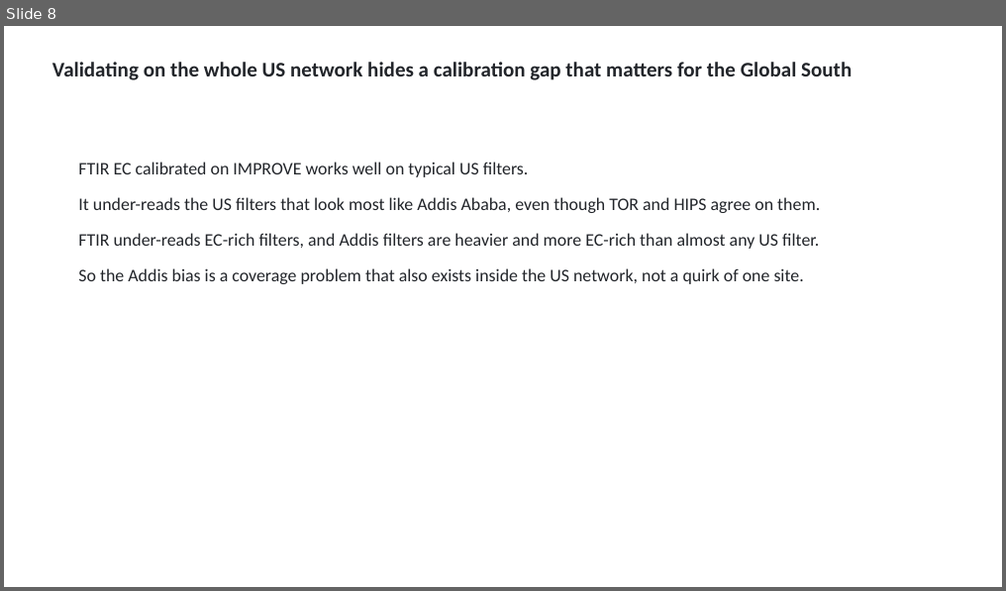
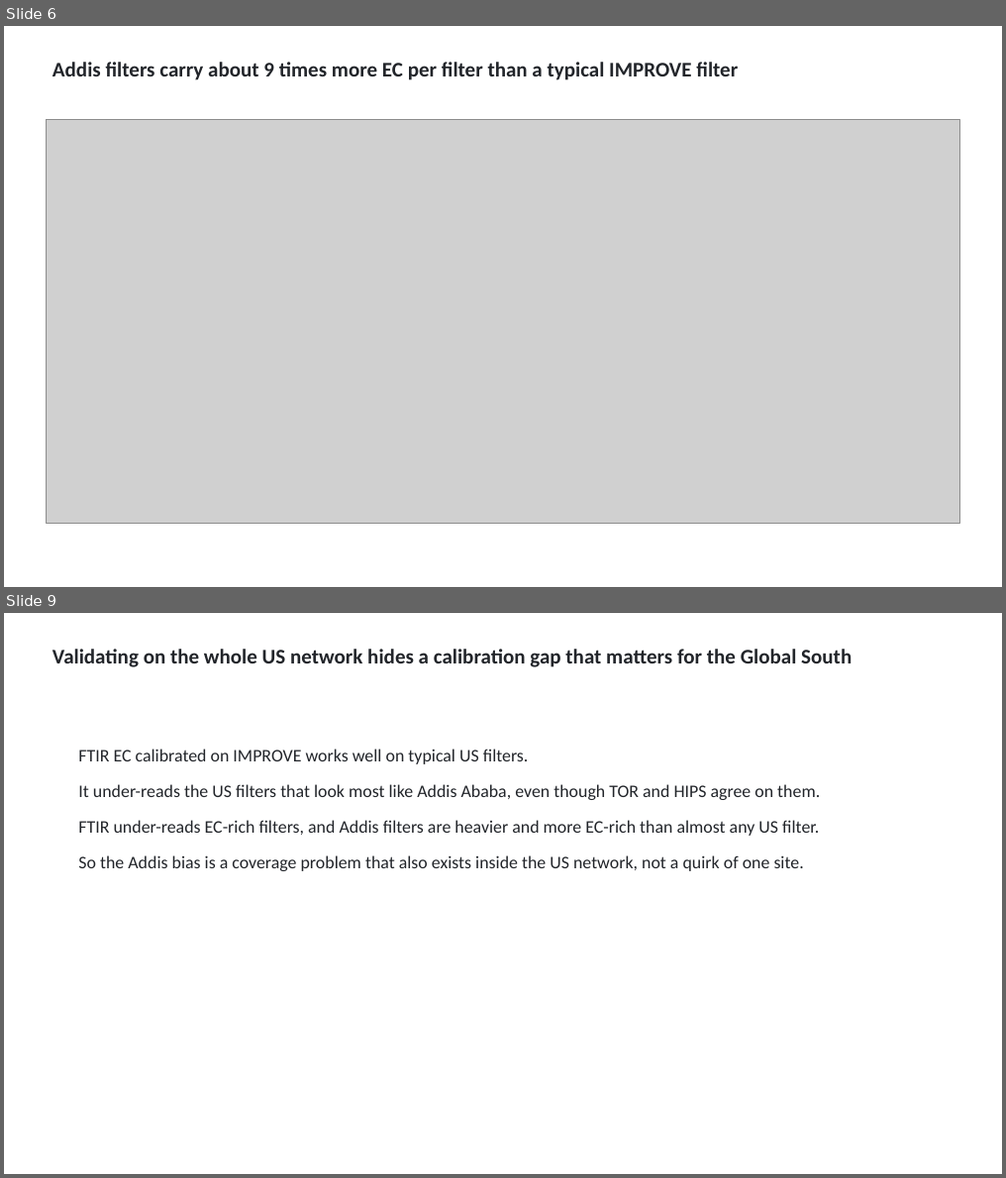
Before and after one commit to ahzs645/aethmodular, a slide deck: deliverables/aaar_poster_2026/aaar_practice_2026-10-15.pptx. Shown one above the other, each under a label of ours: slide 8 before the commit, slides 6 and 9 after it; the slides between them are not shown. The pictures are 1006x591 and 1006x1178 pixels, drawn with LibreOffice and Linux fonts; fonts in the diff are those of the drawing; grey boxes stand for pictures. Boxes give left, top, right and bottom in pixels: in the first picture for what was removed or moved away, otherwise in the second. Text is boxed around its words. In the diff, an @@ line names an element or a change of style, - is before the commit and + after.

```diff
--- a/deliverables/aaar_poster_2026/aaar_practice_2026-10-15.pptx
+++ b/deliverables/aaar_poster_2026/aaar_practice_2026-10-15.pptx
@@ slide 6 added at [4,26,1002,587], background #FFFFFF @@
@@ text added at [53,62,738,80], 20 pt, text #22252A, bold @@
+Addis filters carry about 9 times more EC per filter than a typical IMPROVE filter
@@ picture added at [47,120,960,524] @@
@@ what was slide 8 is now slide 9 @@
```
Also in this commit, not shown: 1 slide changed, 1 other slide added, 1 slide removed, 13 other files.
